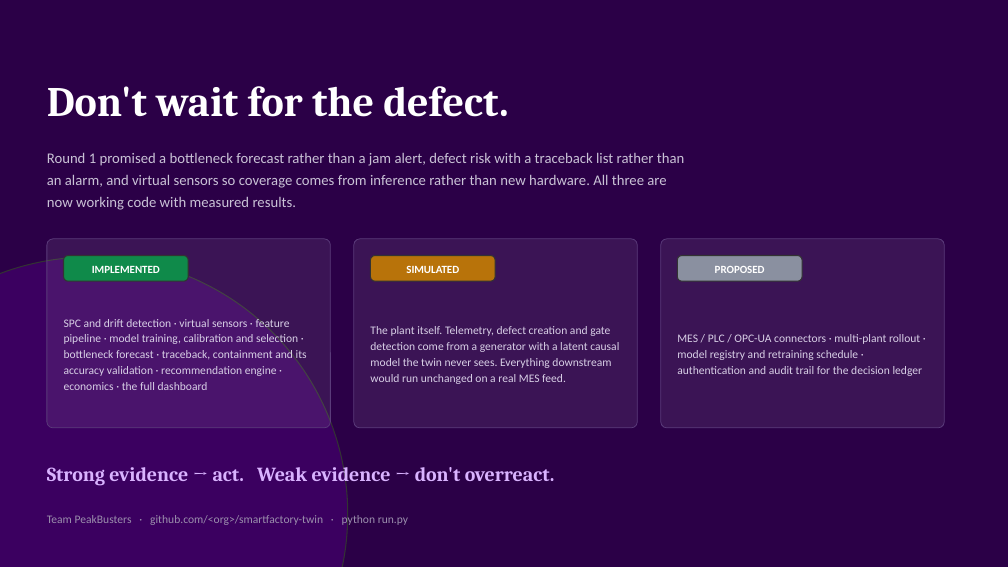
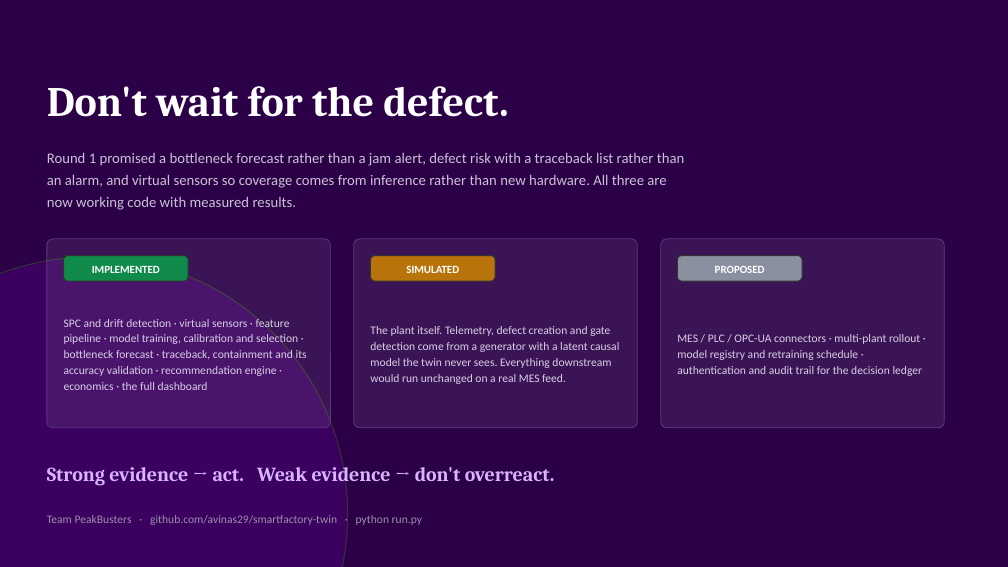
Before and after one commit to avinas29/smartfactory-twin, a slide deck: slide 15 of docs/SmartFactory-Twin-Business-Proposal.pptx. Drawn at 1008x567 pixels with LibreOffice and Linux fonts; fonts in the diff are those of the drawing. Boxes give left, top, right and bottom in pixels: in the first picture for what was removed or moved away, otherwise in the second. Text is boxed around its words. In the diff, an @@ line names an element or a change of style, - is before the commit and + after.

```diff
--- a/docs/SmartFactory-Twin-Business-Proposal.pptx
+++ b/docs/SmartFactory-Twin-Business-Proposal.pptx
@@ text at (47, 515, 422, 525): text changed @@
-Team PeakBusters · github.com/<org>/smartfactory-twin · python run.py
+Team PeakBusters · github.com/avinas29/smartfactory-twin · python run.py
```
Also in this commit, not shown: 2 other files.
